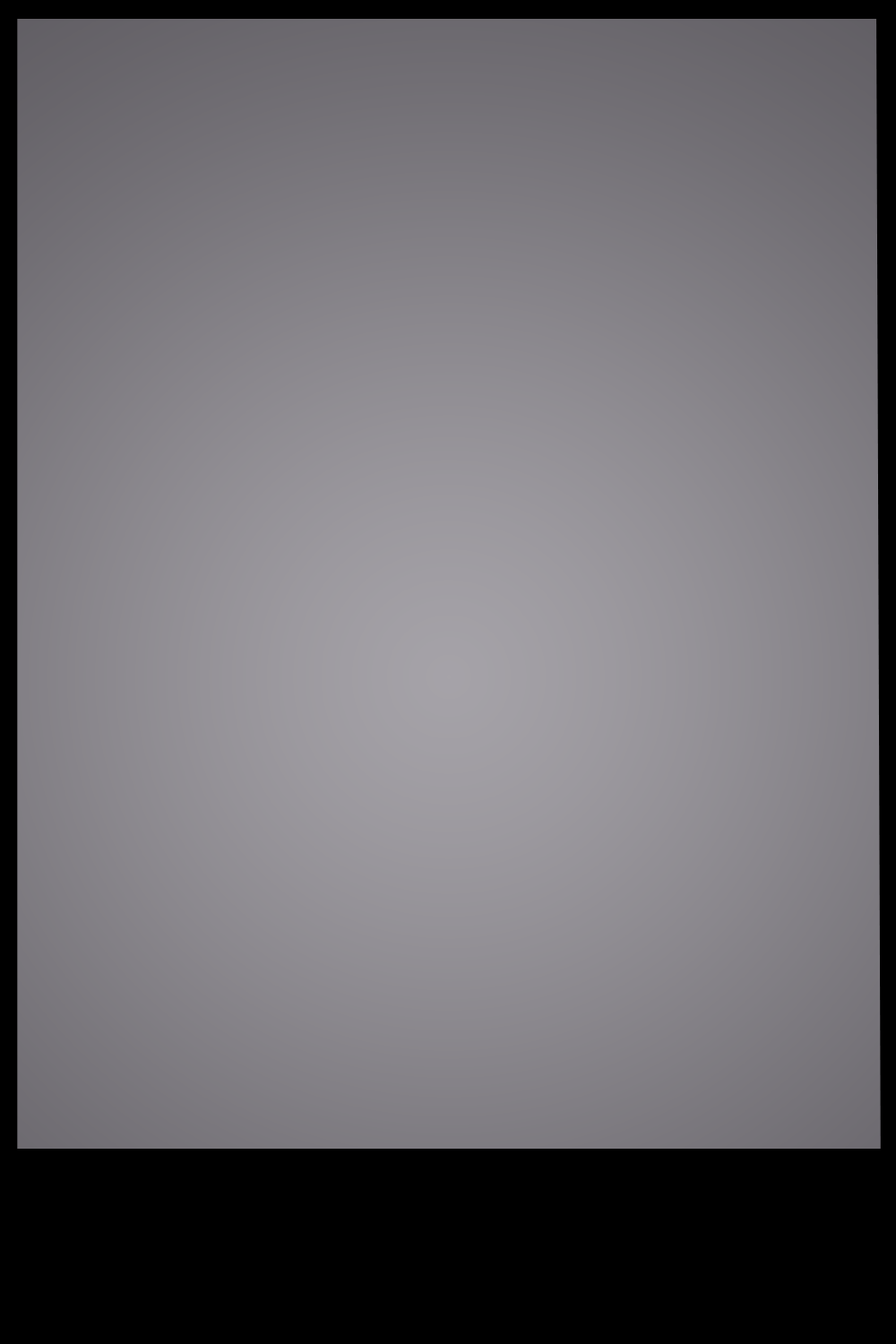
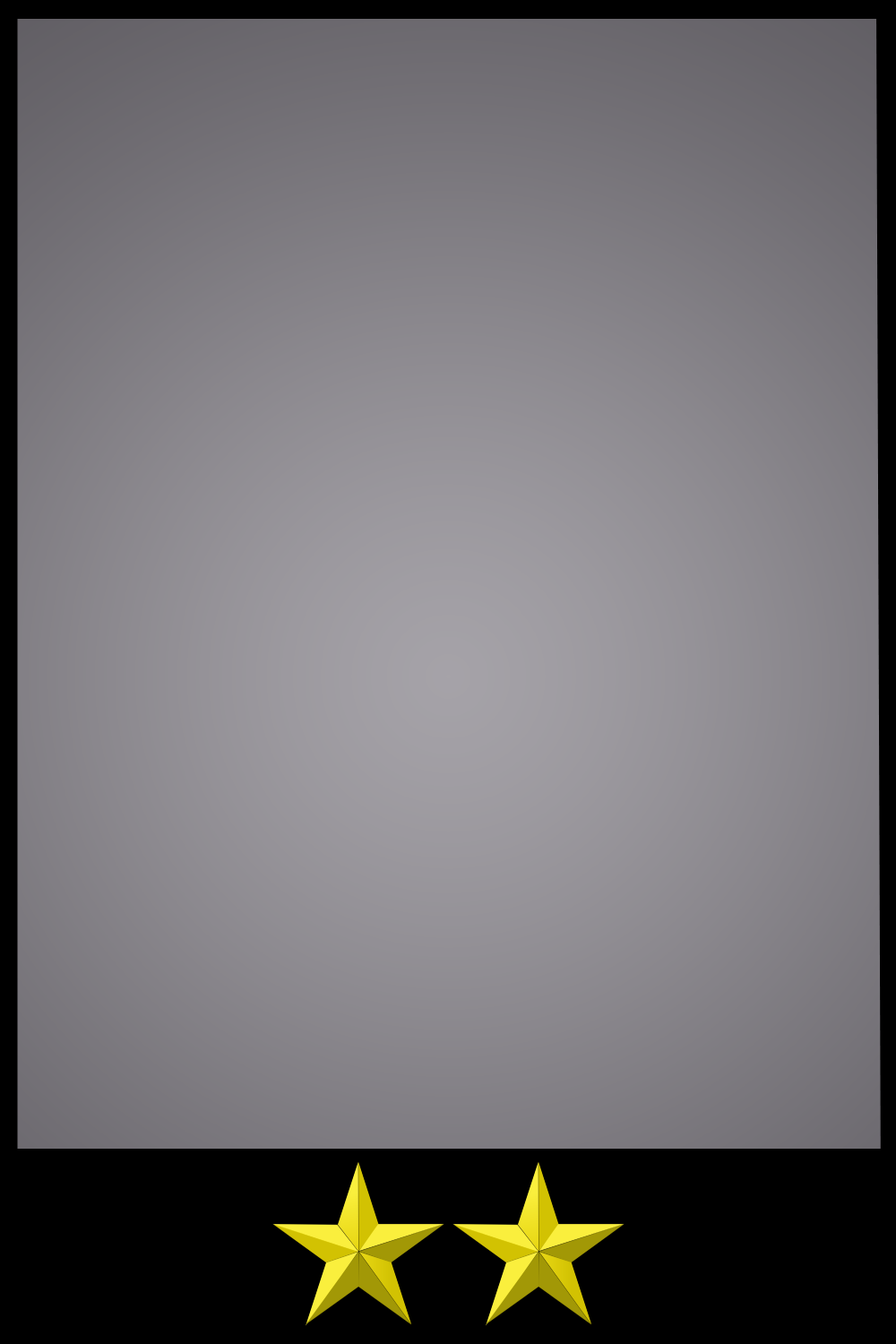
Layers edited between the first and the second 896×1344 image:
moved "Stars" above "Shape 3 copy" over 272, 1161, 625, 1326
